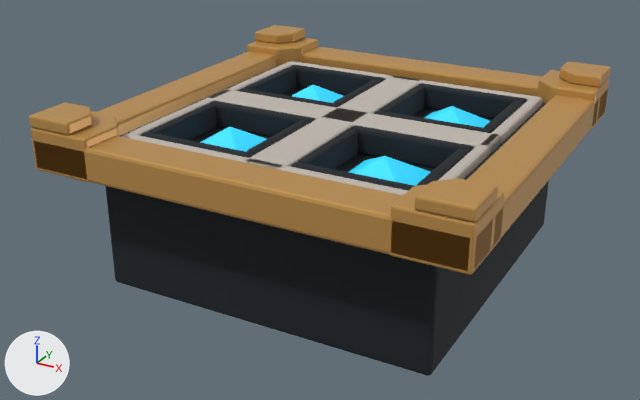
The glTF model assets/models/board_spikes_1.glb as it was, and as the next commit left it.
Rendered twice from a 50 mm lens placed at (0.912, -1.778, 0.718), pointed at (-0.039, -0.051, -0.146). Every picture has the same lights, and +X, +Y and +Z are marked at lower left. The first picture is the older version. Where no turn or scale is listed for an object, it has been applied to the vertices. Vertices at exactly the same position are counted once.

In view in the first picture: 'Base', 'Bolt2', 'Bolt3', 'BoltT0', 'BoltT1', 'BoltT2', 'BoltT3', 'Gold0', 'Gold1', 'Gold2', 'Gold3', 'Liner20', 'Plate1', 'PlateCrossX', 'PlateCrossY' and 26 more.
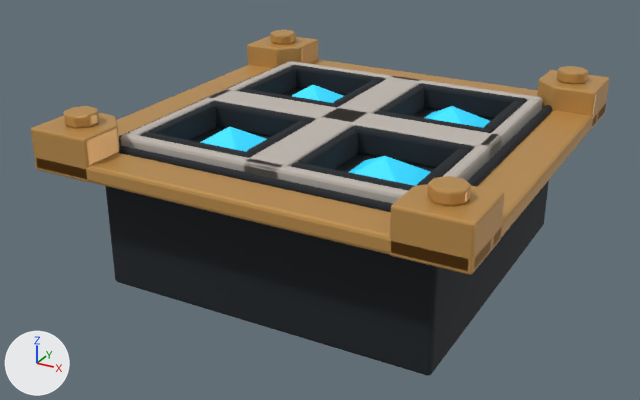
What the commit changed:
me_boltt0 is used by ob_boltt0; location (0.0, 0.0, 0.0).
me_boltt0 had 70 vertices, 136 faces and spanned x 0.3884..0.5, y 0.3884..0.5, z 0.098..0.126.
me_boltt0 now has 112 vertices, 220 faces and spans x 0.3867..0.4583, y 0.3867..0.4583, z 0.098..0.126.
me_boltt0 part 1: 70 vertices removed from x 0.3884..0.5, y 0.3884..0.5, z 0.098..0.126; 112 vertices added at x 0.3867..0.4583, y 0.3867..0.4583, z 0.098..0.126.
me_boltt1 is used by ob_boltt1; location (0.0, 0.0, 0.0).
me_boltt1 had 70 vertices, 136 faces and spanned x -0.5..-0.3884, y 0.3884..0.5, z 0.098..0.126.
me_boltt1 now has 112 vertices, 220 faces and spans x -0.4583..-0.3867, y 0.3867..0.4583, z 0.098..0.126.
me_boltt1 part 2: 70 vertices removed from x -0.5..-0.3884, y 0.3884..0.5, z 0.098..0.126; 112 vertices added at x -0.4583..-0.3867, y 0.3867..0.4583, z 0.098..0.126.
me_boltt2 is used by ob_boltt2; location (0.0, 0.0, 0.0).
me_boltt2 had 70 vertices, 136 faces and spanned x 0.3884..0.5, y -0.5..-0.3884, z 0.098..0.126.
me_boltt2 now has 112 vertices, 220 faces and spans x 0.3867..0.4583, y -0.4583..-0.3867, z 0.098..0.126.
me_boltt2 part 3: 70 vertices removed from x 0.3884..0.5, y -0.5..-0.3884, z 0.098..0.126; 112 vertices added at x 0.3867..0.4583, y -0.4583..-0.3867, z 0.098..0.126.
me_boltt3 is used by ob_boltt3; location (0.0, 0.0, 0.0).
me_boltt3 had 70 vertices, 136 faces and spanned x -0.5..-0.3884, y -0.5..-0.3884, z 0.098..0.126.
me_boltt3 now has 112 vertices, 220 faces and spans x -0.4583..-0.3867, y -0.4583..-0.3867, z 0.098..0.126.
me_boltt3 part 4: 70 vertices removed from x -0.5..-0.3884, y -0.5..-0.3884, z 0.098..0.126; 112 vertices added at x -0.4583..-0.3867, y -0.4583..-0.3867, z 0.098..0.126.
me_gold0 is used by ob_gold0; location (0.0, 0.0, 0.0).
me_gold0 had 56 vertices, 108 faces and spanned x -0.5..0.5, y 0.4..0.5, z 0.0..0.078.
me_gold0 now has 56 vertices, 108 faces and spans x -0.5..0.5, y 0.4..0.5, z 0.0..0.039.
me_gold0 part 5: all 28 vertices in x -0.5..0.5, y 0.4..0.5, z 0.07..0.078 are moved by (0.0, 0.0, -0.039).
me_gold1 is used by ob_gold1; location (0.0, 0.0, 0.0).
me_gold1 had 56 vertices, 108 faces and spanned x -0.5..0.5, y -0.5..-0.4, z 0.0..0.078.
me_gold1 now has 56 vertices, 108 faces and spans x -0.5..0.5, y -0.5..-0.4, z 0.0..0.039.
me_gold1 part 6: all 28 vertices in x -0.5..0.5, y -0.5..-0.4, z 0.07..0.078 are moved by (0.0, 0.0, -0.039).
me_gold2 is used by ob_gold2; location (0.0, 0.0, 0.0).
me_gold2 had 56 vertices, 108 faces and spanned x 0.4..0.5, y -0.4..0.4, z 0.0..0.078.
me_gold2 now has 56 vertices, 108 faces and spans x 0.4..0.5, y -0.4..0.4, z 0.0..0.039.
me_gold2 part 7: all 28 vertices in x 0.4..0.5, y -0.4..0.4, z 0.07..0.078 are moved by (0.0, 0.0, -0.039).
me_gold3 is used by ob_gold3; location (0.0, 0.0, 0.0).
me_gold3 had 56 vertices, 108 faces and spanned x -0.5..-0.4, y -0.4..0.4, z 0.0..0.078.
me_gold3 now has 56 vertices, 108 faces and spans x -0.5..-0.4, y -0.4..0.4, z 0.0..0.039.
me_gold3 part 8: all 28 vertices in x -0.5..-0.4, y -0.4..0.4, z 0.07..0.078 are moved by (0.0, 0.0, -0.039).

What differs and where, as boxes (x1, y1, x2, y2) in the pictures (640 x 400 px):
'Gold1', reshaped (13% shorter)
    before: (34, 136, 493, 270)
    after: (36, 153, 491, 270)
'Gold2', reshaped
    before: (467, 95, 599, 246)
    after: (477, 110, 597, 245)
'Gold3', reshaped
    before: (97, 51, 276, 136)
    after: (116, 64, 272, 136)
'Gold0', reshaped (9% shorter)
    before: (302, 47, 607, 115)
    after: (309, 59, 606, 121)
'BoltT2', reshaped (47% narrower, 31% shorter)
    before: (414, 178, 498, 222)
    after: (427, 176, 471, 206)
'BoltT3', reshaped (45% narrower, 32% shorter)
    before: (29, 102, 93, 135)
    after: (64, 106, 99, 128)
'BoltT0', reshaped (40% narrower, 30% shorter)
    before: (559, 61, 611, 87)
    after: (557, 66, 588, 84)
'BoltT1', reshaped (48% narrower, 25% shorter)
    before: (255, 25, 306, 44)
    after: (270, 30, 296, 44)
'Plate1', unchanged, uncovered by the edit
    before: (121, 133, 408, 195)
    after: (120, 133, 408, 204)
'Groove1', unchanged, uncovered by the edit
    after: (119, 145, 393, 212)
'Groove2', unchanged, uncovered by the edit
    before: (464, 103, 546, 180)
    after: (467, 105, 552, 187)
